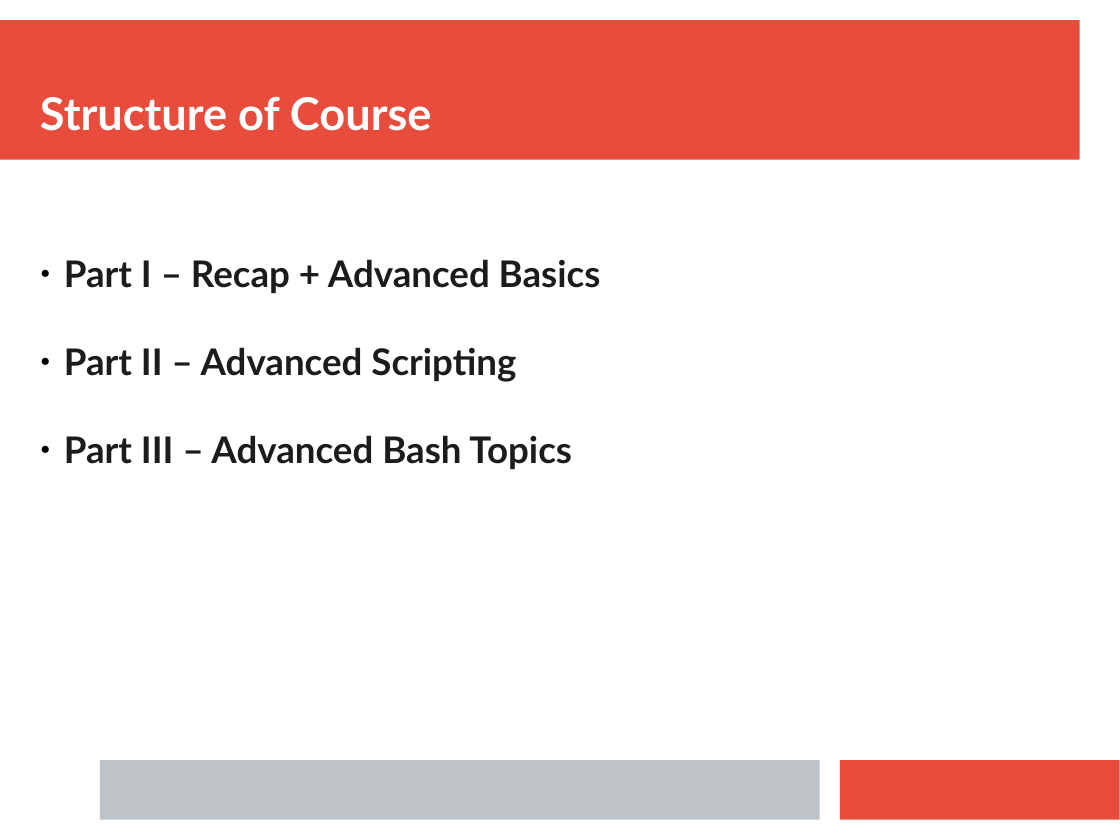
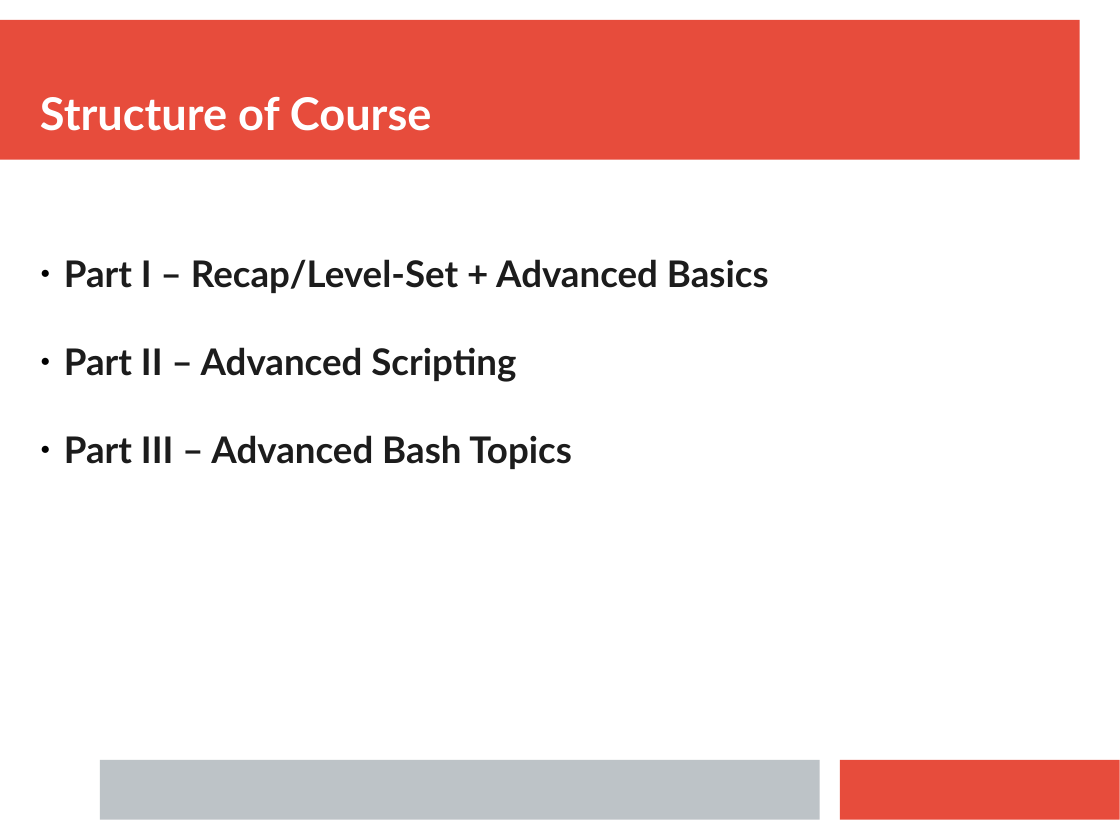
Before and after one commit to ianmiell/bash-next-steps, a slide deck: slide 6 of slides/bash_next_steps.pptx (slide 7 before the commit). Drawn at 1120x840 pixels with LibreOffice and Linux fonts; fonts in the diff are those of the drawing. Boxes give left, top, right and bottom in pixels: in the first picture for what was removed or moved away, otherwise in the second. Text is boxed around its words. In the diff, an @@ line names an element or a change of style, - is before the commit and + after.

```diff
--- a/slides/bash_next_steps.pptx
+++ b/slides/bash_next_steps.pptx
@@ text at [64,259,769,293]: text changed @@
-● Part I – Recap + Advanced Basics
+● Part I – Recap/Level-Set + Advanced Basics
```
Also in this commit, not shown: 2 other slides changed, 2 slides added, 40 slides removed, 1 other file.
